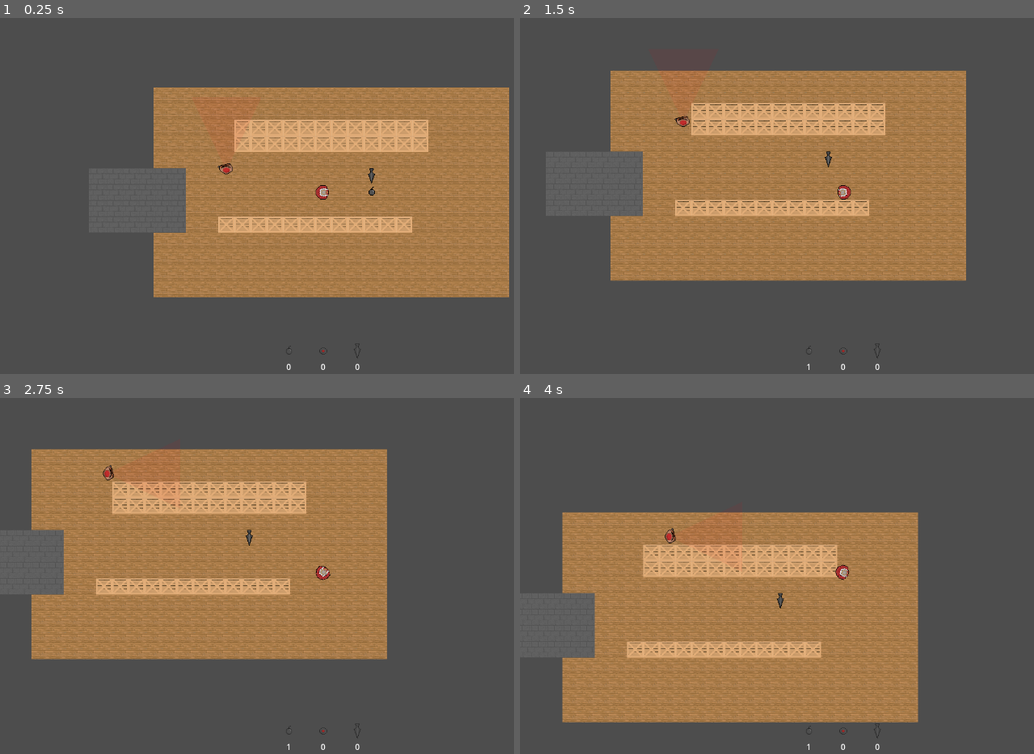
Above: before the commit, frames 1-4 (two rows, left to right).
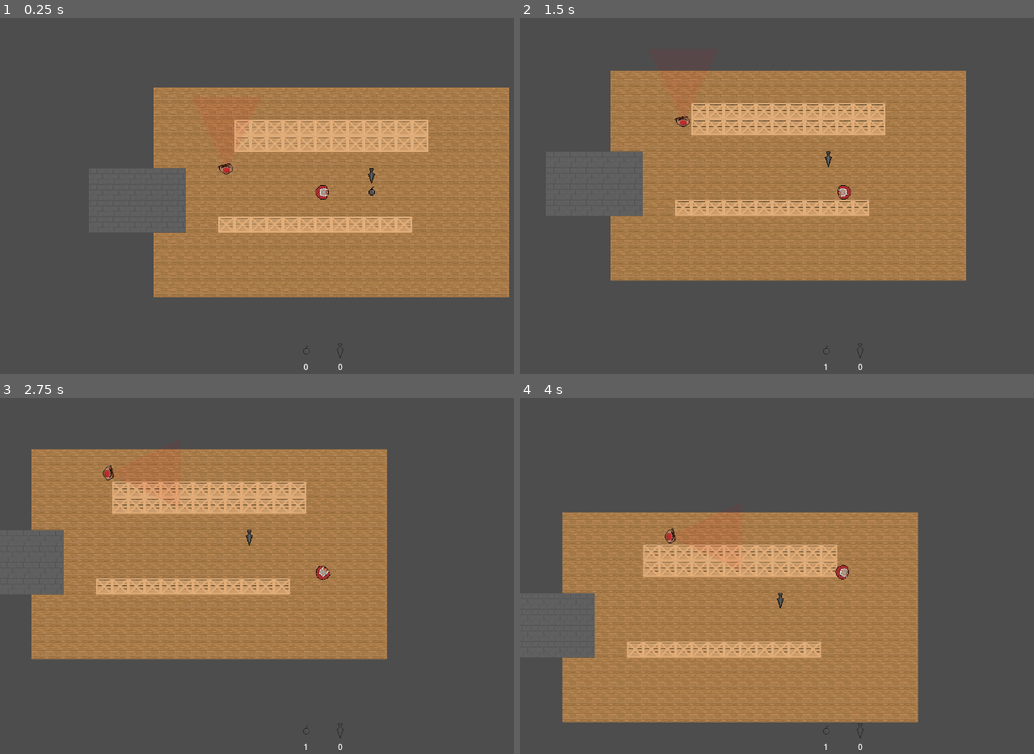
Above: after the commit, the same moments.

Repository: Fourcoogs/Free-Fall
Game: Godot game, scene res://Levels/PathfindingTest1.tscn
The game is run twice, just before and just after one commit, with the same random seed, the same clock (stepped at 60 frames per second) and the same inputs. The project has no main scene, so this scene is started directly. The engine's default icon, where the game draws it, is replaced by a stand-in: a white triangle on a blue panel in a dark square.
Inputs (mouse positions are in pixels of both pictures, inside the frame that each line leads up to):
- Up to frame 1 (0.25 s): no input
- Up to frame 2 (1.5 s): move the mouse to (987, 174) at 0.52 s; press the mouse at (987, 174) at 0.53 s; hold D (Right) 0.53-1.28 s; move the mouse to (715, 210) at 1.27 s; release the mouse at (715, 210) at 1.28 s; hold S (Down) from 1.28 s (still down); tap 1 (Select_1) at 1.35 s
- Up to frame 3 (2.75 s): move the mouse to (385, 494) at 2.02 s; release S (Down) at 2.03 s; hold D (Right) from 2.03 s (still down); tap 2 (Select_2) at 2.1 s
- Up to frame 4 (4 s): move the mouse to (812, 643) at 2.77 s; release D (Right) at 2.78 s; hold W (Up) 2.78-3.53 s; tap 3 (Select_3) at 2.85 s; move the mouse to (outside the picture) at 3.52 s; hold A (Left) from 3.53 s (still down); hold Right mouse button (Throw) from 3.53 s (still down)

The runs differ from the first frame. In frame 1, less than 0.1% of the frame differs, in the area x 55-71%, y 91-99%; in frame 2, less than 0.1%; in frame 3, less than 0.1%; in frame 4, less than 0.1%.

Commit message:
'Chutes update

Diff:
--- /dev/null
+++ b/Game Assets/Pickups/parachute.tscn
@@ -0,0 +1,13 @@
+[gd_scene load_steps=4 format=3 uid="uid://hs4a6tx1rsyd"]
+
+[ext_resource type="PackedScene" uid="uid://2tqblev4lfi6" path="res://Game Assets/Pickups/basic_pickup.tscn" id="1_opdfd"]
+[ext_resource type="Texture2D" uid="uid://ds065admaxwoe" path="res://Art Assets/Parachute.png" id="2_ofd5q"]
+
+[sub_resource type="AtlasTexture" id="AtlasTexture_ioja6"]
+atlas = ExtResource("2_ofd5q")
+
+[node name="Pickup" instance=ExtResource("1_opdfd")]
+itemType = 4
+
+[node name="Sprite2D" type="Sprite2D" parent="." index="1"]
+texture = SubResource("AtlasTexture_ioja6")
--- a/Game Assets/UI/HUD/player_hud.tscn
+++ b/Game Assets/UI/HUD/player_hud.tscn
@@ -65,6 +65,7 @@
 script = ExtResource("2_oe5gy")
 
 [node name="PanelContainer2" type="PanelContainer" parent="VBoxContainer/HBoxContainer"]
+visible = false
 layout_mode = 2
 theme_override_styles/panel = SubResource("StyleBoxFlat_sbplg")
 
--- a/project.godot
+++ b/project.godot
@@ -86,6 +86,7 @@
 2d_physics/layer_4="Pickups"
 2d_physics/layer_5="Punching"
 2d_physics/layer_6="Smoke"
+2d_physics/layer_7="Sky"
 
 [rendering]
 
